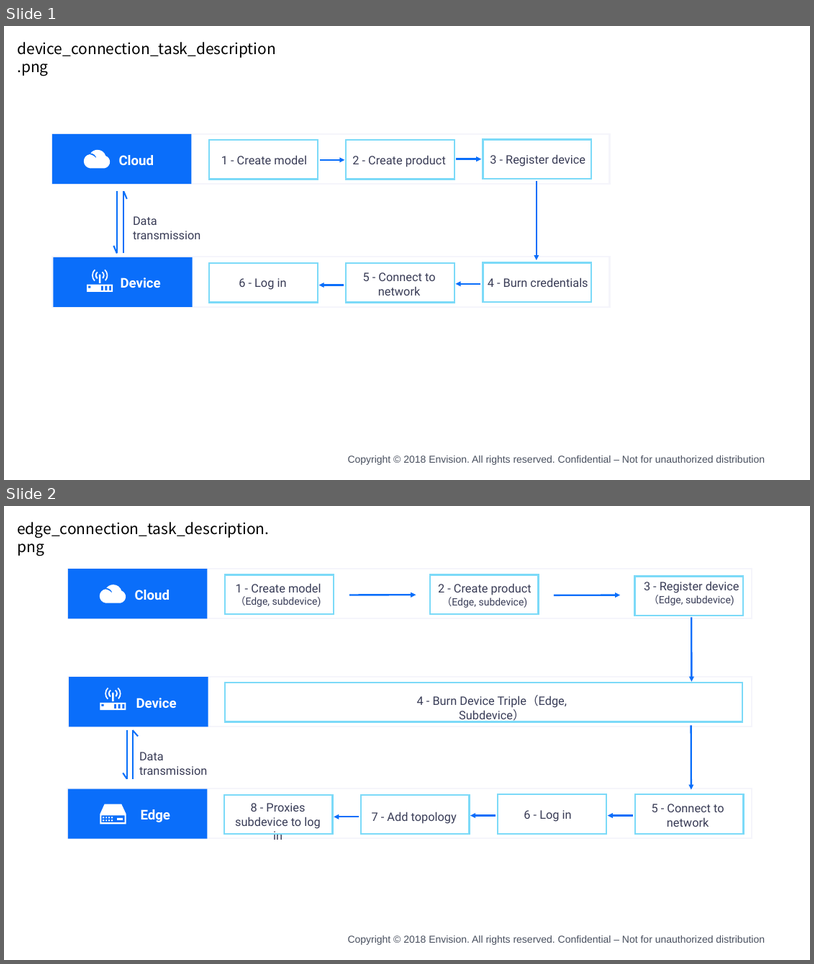
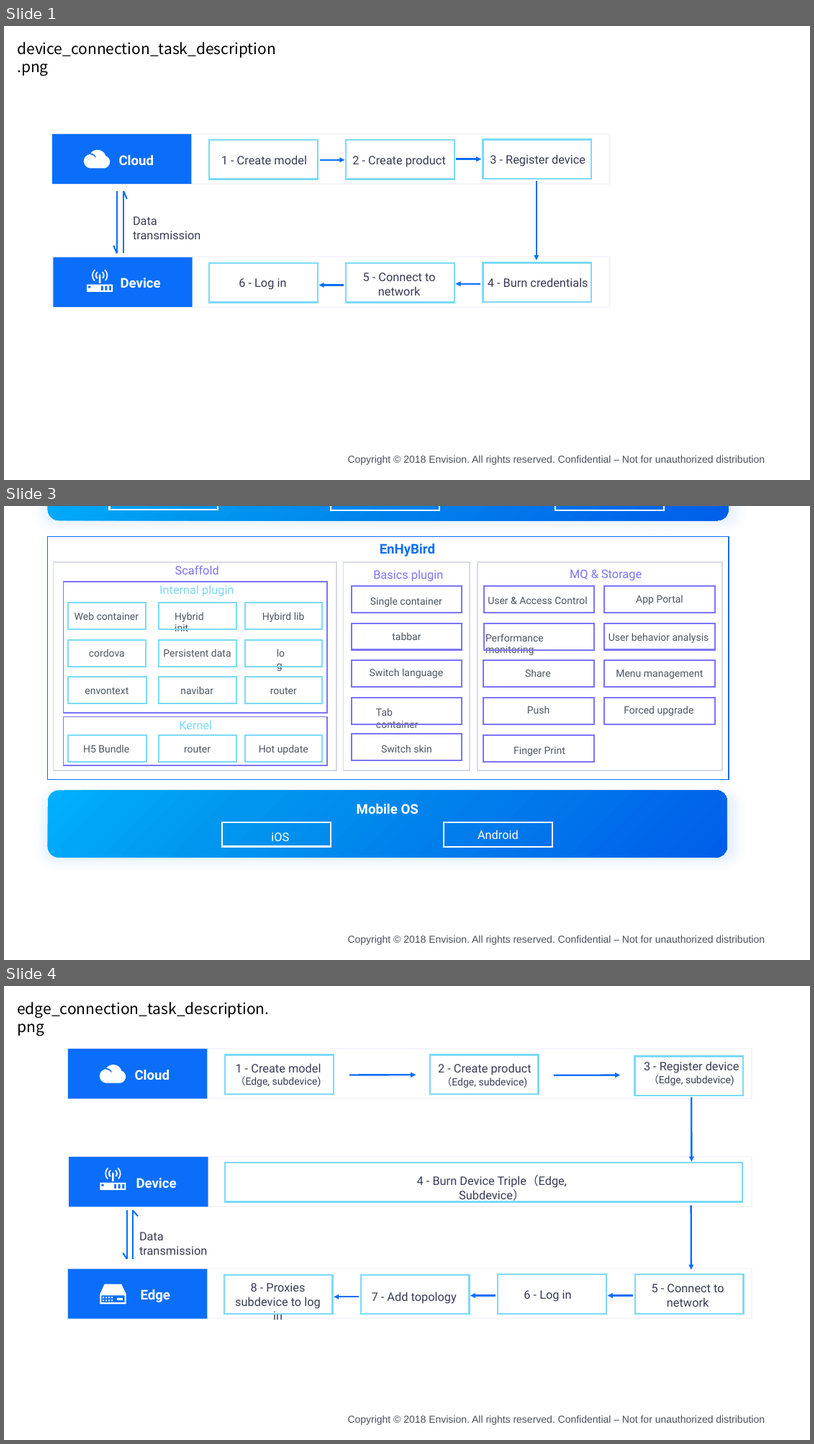
Before and after one commit to EnvisionDoc/device_connection_en, a slide deck: media/device_en.pptx. Shown one above the other, each under a label of ours: slides 1 and 2 before the commit, slides 1, 3 and 4 after it; the slides between them are not shown. The pictures are 814x964 and 814x1444 pixels, drawn with LibreOffice and Linux fonts; fonts in the diff are those of the drawing; background and template pictures are left out. Boxes give left, top, right and bottom in pixels: in the first picture for what was removed or moved away, otherwise in the second. Text is boxed around its words. In the diff, an @@ line names an element or a change of style, - is before the commit and + after.

```diff
--- a/media/device_en.pptx
+++ b/media/device_en.pptx
@@ slide 3 added at <box>4,506,810,960</box>, background #FFFFFF; not listed: 1 template element that a slide beside it also shows @@
@@ group added at <box>47,506,729,857</box>: 38 texts, 37 rectangles, 2 rounded rectangles @@
+EnHyBird
+User & Access Control
+MQ & Storage
+EnOS Mobile
+Keppel
+Storage OS
+Mobile OS
+iOS
+Android
+App Portal
+Performance monitoring
+User behavior analysis
+Share
+Menu management
+Push
+Forced upgrade
+Finger Print
+Basics plugin
+Single container
+tabbar
+Switch language
+Tab container
+Switch skin
+Hybrid init
+Scaffold
+Hybird lib
+Persistent data
+log
+navibar
+router
+router
+Web container
+cordova
+envontext
+H5 Bundle
+Hot update
+Internal plugin
+Kernel
@@ what was slide 2 is now slide 4 @@
```
Also in this commit, not shown: 2 slides changed, 9 other slides added, 53 other files.
